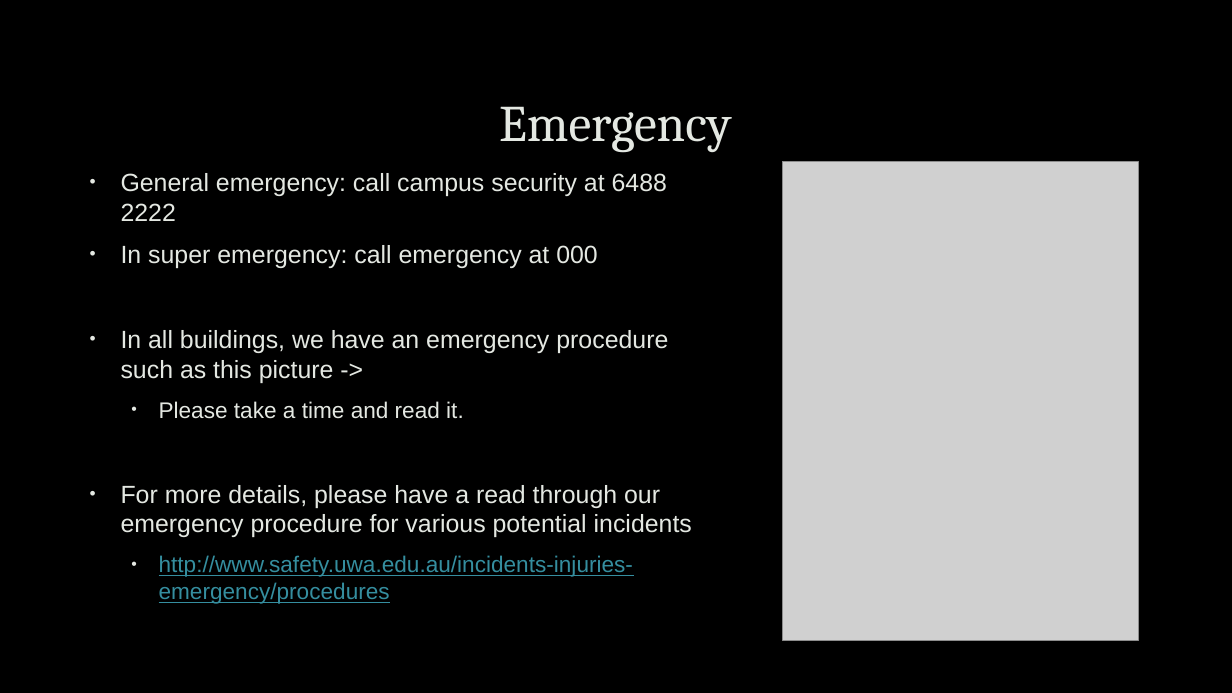
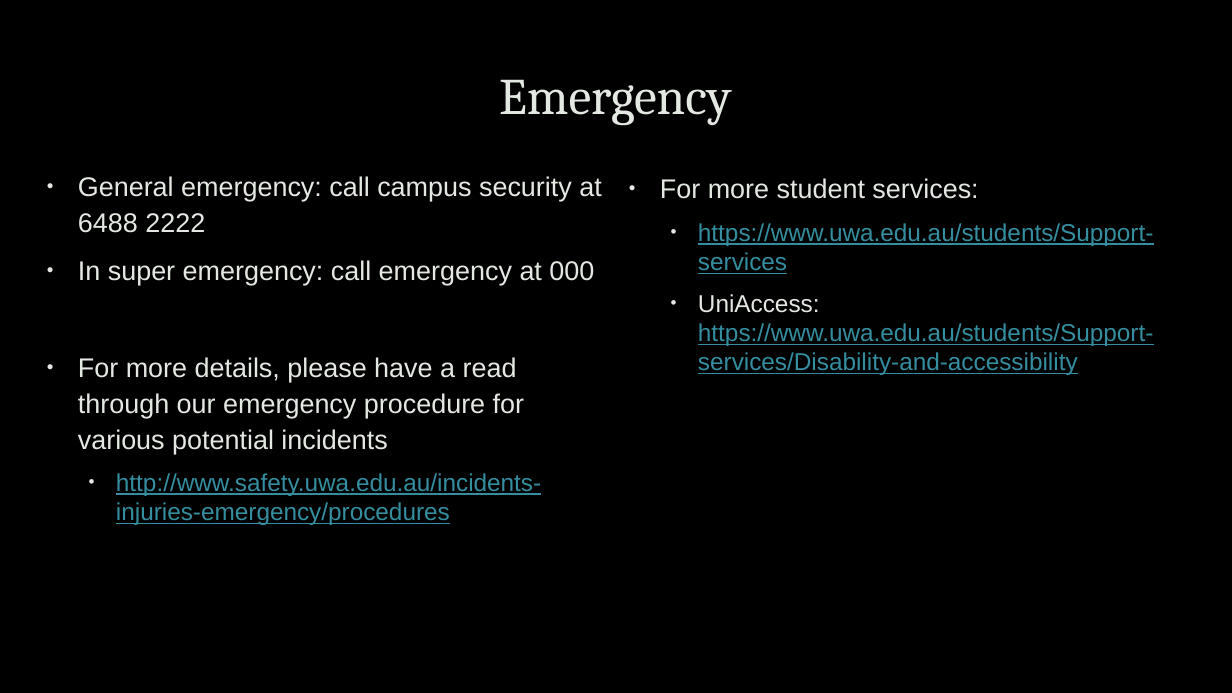
Before and after one commit to uwacyber/cits1003, a slide deck: slide 9 of cits1003-lecture_slides/CITS1003-0 Overview.pptx (slide 6 before the commit). Drawn at 1232x693 pixels with LibreOffice and Linux fonts; fonts in the diff are those of the drawing; grey boxes stand for pictures; background and template pictures are left out. Boxes give left, top, right and bottom in pixels: in the first picture for what was removed or moved away, otherwise in the second. Text is boxed around its words. In the diff, an @@ line names an element or a change of style, - is before the commit and + after.

```diff
--- a/cits1003-lecture_slides/CITS1003-0 Overview.pptx
+++ b/cits1003-lecture_slides/CITS1003-0 Overview.pptx
@@ title "Emergency": place and size @@
-title "Emergency" at bbox=[499, 106, 731, 153]
+title "Emergency" at bbox=[499, 79, 731, 126]
@@ text "General emergency: call campus security ...": place and size @@
-text "General emergency: call campus security ..." at bbox=[121, 173, 692, 604]
+text "General emergency: call campus security ..." at bbox=[78, 176, 601, 525]
@@ text "General emergency: call campus security ..." at bbox=[78, 176, 601, 525]: size 19.4 to 21 pt in "General emergency: call campus security at 6488 ...", "In super emergency: call emergency at 000", "For more details, please have a read ..."; size 17.6 to 19 pt in "http://www.safety.uwa.edu.au/incidents-injuries-emergency/pr ..."; line spacing 1 to 1.1 @@
@@ text added at bbox=[660, 178, 1154, 375], 19 pt, text #358E9F, underline @@
+• For more student services:
+  • https://www.uwa.edu.au/students/Support-services
+  • UniAccess: https://www.uwa.edu.au/students/Support-services/Disability-and-accessibility
@@ picture removed at bbox=[782, 162, 1139, 640] @@
@@ text at bbox=[121, 330, 668, 419]: paragraphs removed @@
-• In all buildings, we have an emergency procedure such as this picture ->
-  • Please take a time and read it.
```
Also in this commit, not shown: 13 other slides changed, 17 slides added, 4 slides removed.
